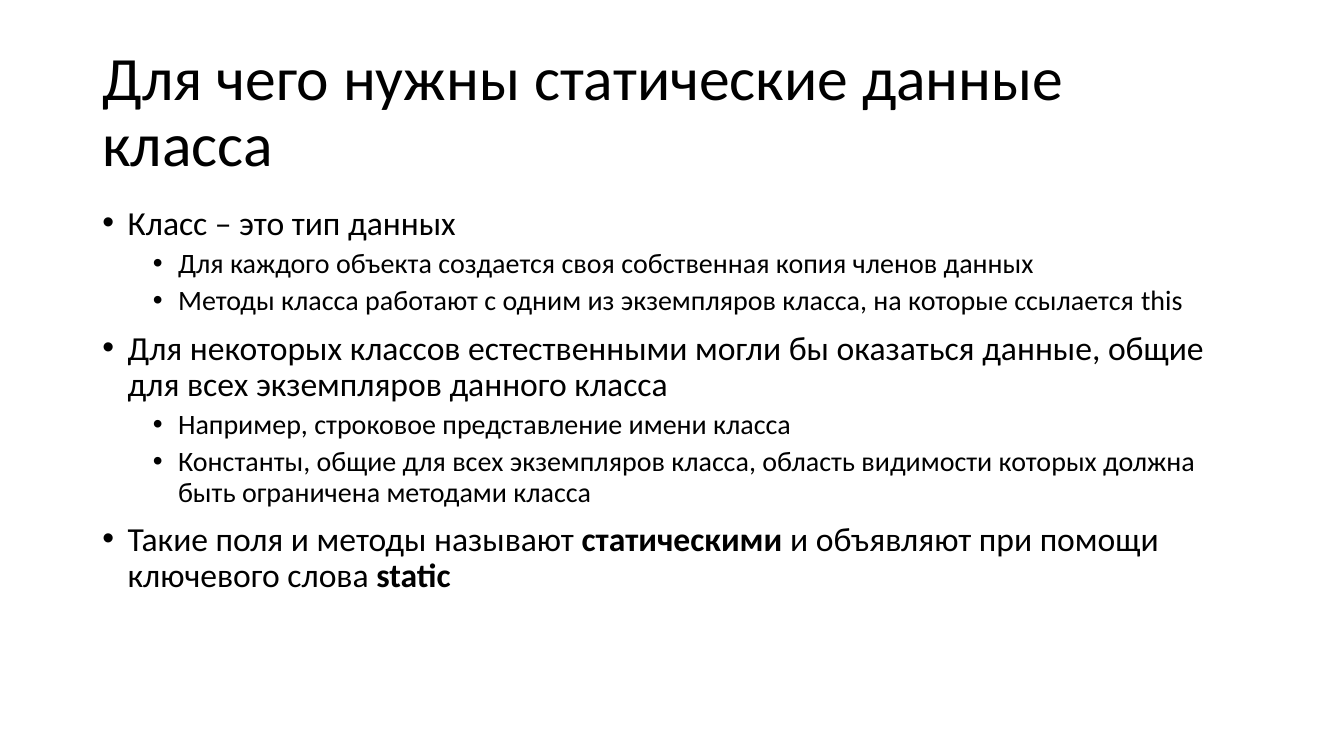
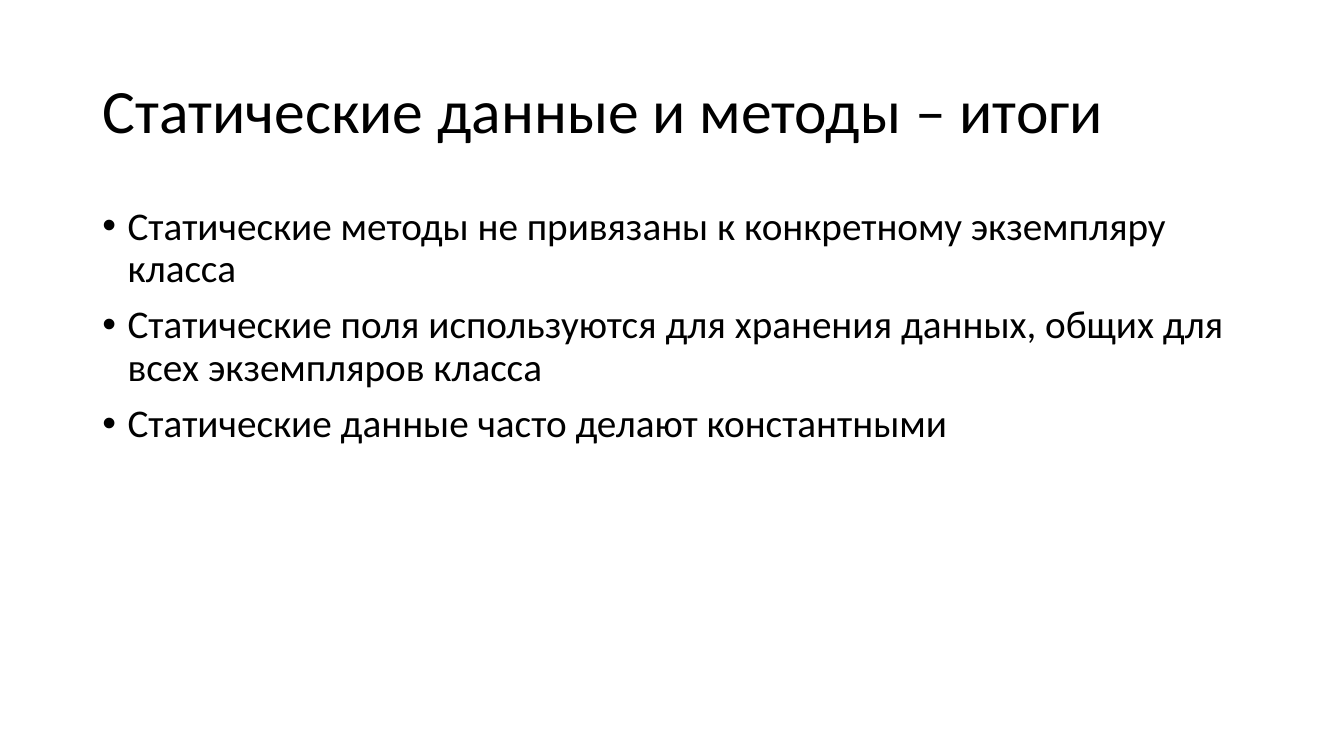
Before and after one commit to alexey-malov/oop, a slide deck: slide 144 of lectures/02/Основы ООП.pptx (slide 132 before the commit). Drawn at 1344x756 pixels with LibreOffice and Linux fonts; fonts in the diff are those of the drawing. Boxes give left, top, right and bottom in pixels: in the first picture for what was removed or moved away, otherwise in the second. Text is boxed around its words. In the diff, an @@ line names an element or a change of style, - is before the commit and + after.

Commit message:
Доработал раздел про статические методы и данные

```diff
--- a/lectures/02/Основы ООП.pptx
+++ b/lectures/02/Основы ООП.pptx
@@ title at (102,93,1103,143): text changed @@
-Для чего нужны статические данные класса
+Статические данные и методы – итоги
@@ text at (128,214,1223,444): text changed; size 20 to 28 pt @@
-• Класс – это тип данных
-  • Для каждого объекта создается своя собственная копия членов данных
-  • Методы класса работают с одним из экземпляров класса, на которые ссылается this
-• Для некоторых классов естественными могли бы оказаться данные, общие для всех экземпляров данного класса
-  • Например, строковое представление имени класса
-  • Константы, общие для всех экземпляров класса, область видимости которых должна быть ограничена методами класса
-• Такие поля и методы называют статическими и объявляют при помощи ключевого слова static
+• Статические методы не привязаны к конкретному экземпляру класса
+• Статические поля используются для хранения данных, общих для всех экземпляров класса
+• Статические данные часто делают константными
```
Also in this commit, not shown: 6 other slides changed, 11 slides added, 5 slides removed.
